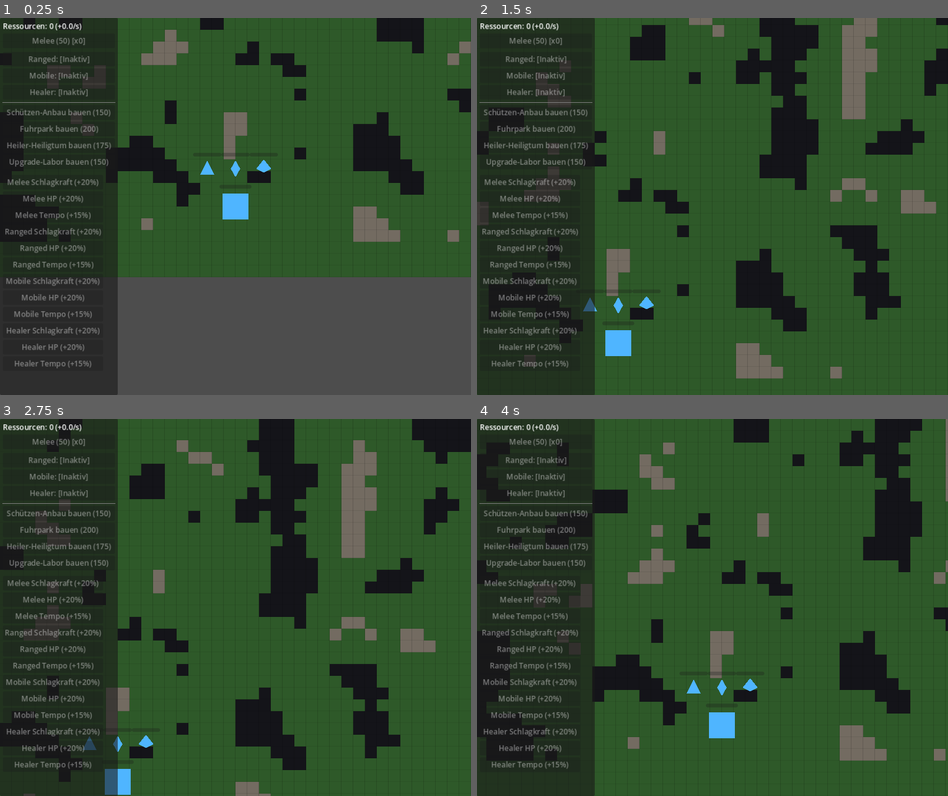
Above: before the commit, frames 1-4 (two rows, left to right).
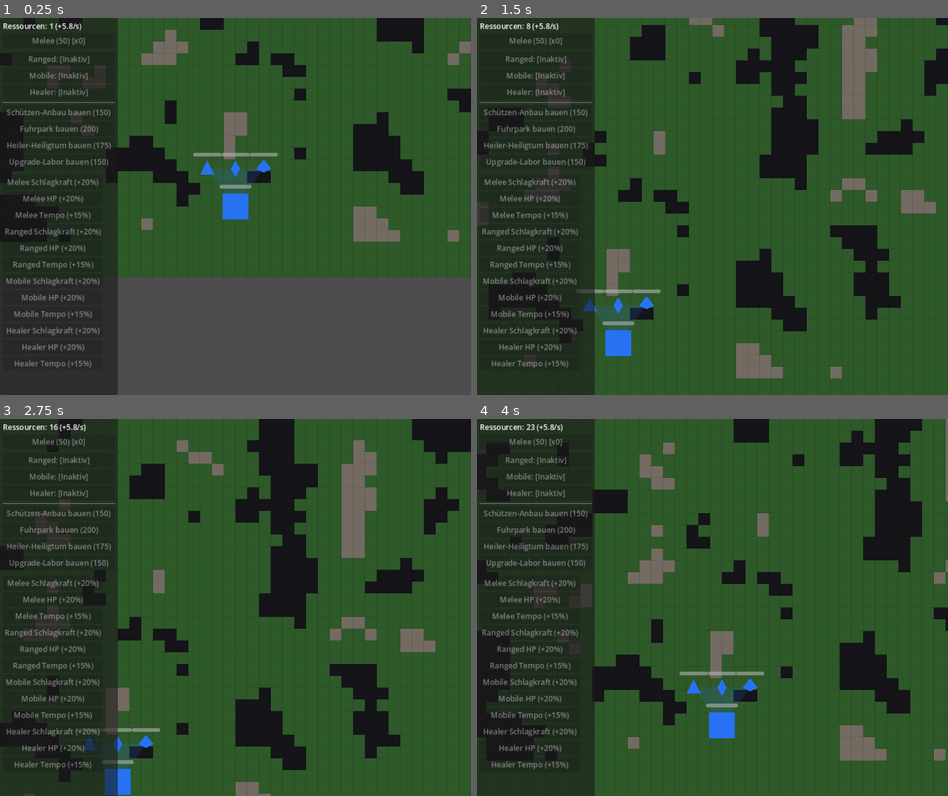
Above: after the commit, the same moments.

Repository: neuhier/airts
Game: Godot game, scene res://scenes/main/main.tscn
The game is run twice, just before and just after one commit, with the same random seed, the same clock (stepped at 60 frames per second) and the same inputs.
Inputs (mouse positions are in pixels of both pictures, inside the frame that each line leads up to):
- Up to frame 1 (0.25 s): no input
- Up to frame 2 (1.5 s): tap Enter at 0.5 s; move the mouse to (816, 187) at 0.52 s; hold Right (ui_right) 0.53-1.25 s; click (816, 187) at 0.67 s; tap Space at 1.25 s; drag from (618, 225) to (688, 281) at 1.27 s
- Up to frame 3 (2.75 s): move the mouse to (282, 524) at 2.02 s; hold Right (ui_right) from 2.03 s (still down)
- Up to frame 4 (4 s): release Right (ui_right) at 2.75 s; drag from (688, 682) to (571, 550) at 2.77 s; tap Enter at 3.5 s; move the mouse to (853, 664) at 3.52 s; hold Left (ui_left) from 3.53 s (still down)

The runs differ from the first frame. In frame 1, 1.2% of the frame differs, in the area x 10-59%, y 1-54%; in frame 2, 1.2%; in frame 3, 1.0%; in frame 4, 1.3%, in the area x 10-61%, y 1-85%.
Error before the commit: Parse Error: Could not resolve class "Unit". (res://scripts/structures/headquarters.gd:2)

Commit message:
Add fog visibility manager and integrations
Co-authored-by: Codex <noreply@openai.com>

Diff:
--- a/data/balance_default.json
+++ b/data/balance_default.json
@@ -4,10 +4,10 @@
 		"max_territory_area": 600000.0
 	},
 	"units": {
-		"melee": {"cost": 50.0, "duration": 4.0, "move_speed": 150.0, "max_hp": 100.0, "damage": 10.0, "armor": 0.0},
-		"ranged": {"cost": 75.0, "duration": 6.0, "move_speed": 150.0, "max_hp": 100.0, "damage": 10.0, "armor": 0.0},
-		"mobile": {"cost": 90.0, "duration": 8.0, "move_speed": 150.0, "max_hp": 100.0, "damage": 10.0, "armor": 0.0},
-		"healer": {"cost": 80.0, "duration": 7.0, "move_speed": 150.0, "max_hp": 100.0, "damage": 10.0, "armor": 0.0}
+		"melee": {"cost": 50.0, "duration": 4.0, "move_speed": 150.0, "max_hp": 100.0, "damage": 10.0, "armor": 0.0, "vision_radius": 150.0},
+		"ranged": {"cost": 75.0, "duration": 6.0, "move_speed": 150.0, "max_hp": 100.0, "damage": 10.0, "armor": 0.0, "vision_radius": 150.0},
+		"mobile": {"cost": 90.0, "duration": 8.0, "move_speed": 150.0, "max_hp": 100.0, "damage": 10.0, "armor": 0.0, "vision_radius": 150.0},
+		"healer": {"cost": 80.0, "duration": 7.0, "move_speed": 150.0, "max_hp": 100.0, "damage": 10.0, "armor": 0.0, "vision_radius": 150.0}
 	},
 	"buildings": {
 		"ranged_module": {"cost": 150.0, "label": "Schützen-Anbau"},
--- a/scenes/main/main.tscn
+++ b/scenes/main/main.tscn
@@ -10,6 +10,7 @@
 [ext_resource type="Script" path="res://scripts/main/territory_visualizer.gd" id="8"]
 [ext_resource type="Script" path="res://scripts/main/map_visualizer.gd" id="9"]
 [ext_resource type="Script" path="res://scripts/main/camera_controller.gd" id="10"]
+[ext_resource type="Script" path="res://scripts/main/fog_of_war_manager.gd" id="11"]
 
 [node name="Main" type="Node2D"]
 script = ExtResource("1")
@@ -27,6 +28,9 @@
 
 [node name="TerritoryVisualizer" type="Node2D" parent="."]
 script = ExtResource("8")
+
+[node name="FogOfWarManager" type="Node" parent="."]
+script = ExtResource("11")
 
 [node name="PlayerHQ" parent="." instance=ExtResource("6")]
 position = Vector2(750, 2100)
--- a/scripts/main/enemy_ai_controller.gd
+++ b/scripts/main/enemy_ai_controller.gd
@@ -39,6 +39,9 @@
 
 
 func _launch_hq_assault() -> void:
+	var player_hq := _visible_player_hq()
+	if player_hq == null:
+		return
 	var enemy_units := get_tree().get_nodes_in_group("team_enemy")
 
 	var idle_units: Array = []
@@ -48,4 +51,13 @@
 
 	if idle_units.size() >= ATTACK_SQUAD_SIZE:
 		for unit in idle_units:
-			unit.set_move_target(player_hq_position)
+			unit.set_move_target(player_hq.global_position)
+
+
+func _visible_player_hq() -> Headquarters:
+	var fog := get_tree().get_first_node_in_group(FogOfWarManager.GROUP_NAME) as FogOfWarManager
+	for node in get_tree().get_nodes_in_group("team_player"):
+		if node is Headquarters and node.is_alive():
+			if fog == null or fog.is_position_visible_to(Unit.Team.ENEMY, node.global_position):
+				return node
+	return null
--- /dev/null
+++ b/scripts/main/fog_of_war_manager.gd
@@ -0,0 +1,32 @@
+extends Node
+class_name FogOfWarManager
+## Shared, team-specific line-of-sight model. Terrain remains permanently
+## visible; only opposing units and structures are hidden when outside the
+## player's current vision.
+
+const GROUP_NAME := "fog_of_war_manager"
+
+
+func _ready() -> void:
+	add_to_group(GROUP_NAME)
+
+
+func _process(_delta: float) -> void:
+	_update_enemy_presentation()
+
+
+## Returns whether at least one alive member of `team` can currently see this
+## world position. Units and HQs both inherit `vision_radius` from Unit.
+func is_position_visible_to(team: Unit.Team, world_position: Vector2) -> bool:
+	var group_name := "team_player" if team == Unit.Team.PLAYER else "team_enemy"
+	for node in get_tree().get_nodes_in_group(group_name):
+		if node is Unit and node.is_alive():
+			if node.global_position.distance_to(world_position) <= node.vision_radius:
+				return true
+	return false
+
+
+func _update_enemy_presentation() -> void:
+	for node in get_tree().get_nodes_in_group("team_enemy"):
+		if node is Unit:
+			node.visible = node.is_alive() and is_position_visible_to(Unit.Team.PLAYER, node.global_position)
--- a/scripts/main/touch_input_controller.gd
+++ b/scripts/main/touch_input_controller.gd
@@ -159,12 +159,17 @@
 	var nearest: Unit = null
 	var nearest_dist := INF
 	for node in get_tree().get_nodes_in_group("team_enemy"):
-		if node is Unit and node.is_alive():
+		if node is Unit and node.is_alive() and _is_visible_to_player(node):
 			var dist := world_position.distance_to(node.global_position)
 			if dist <= selection_tap_radius and dist < nearest_dist:
 				nearest = node
 				nearest_dist = dist
 	return nearest
+
+
+func _is_visible_to_player(unit: Unit) -> bool:
+	var fog := get_tree().get_first_node_in_group(FogOfWarManager.GROUP_NAME) as FogOfWarManager
+	return fog == null or fog.is_position_visible_to(Unit.Team.PLAYER, unit.global_position)
 
 
 func _select_single(unit: Unit) -> void:
Not shown: 1 places in scenes/main/main.tscn that only renumber resources
Not shown, changed: spec.md
